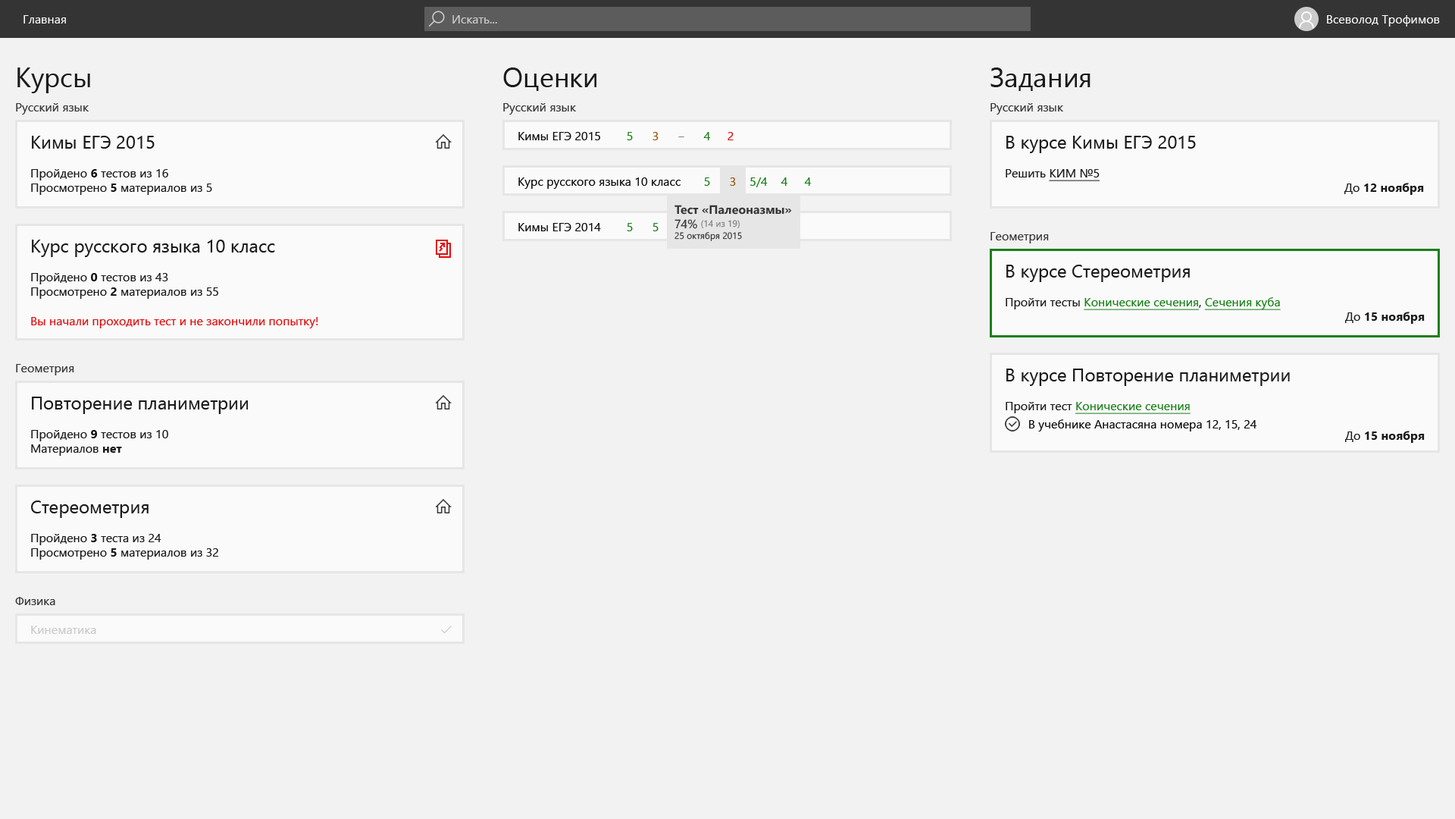
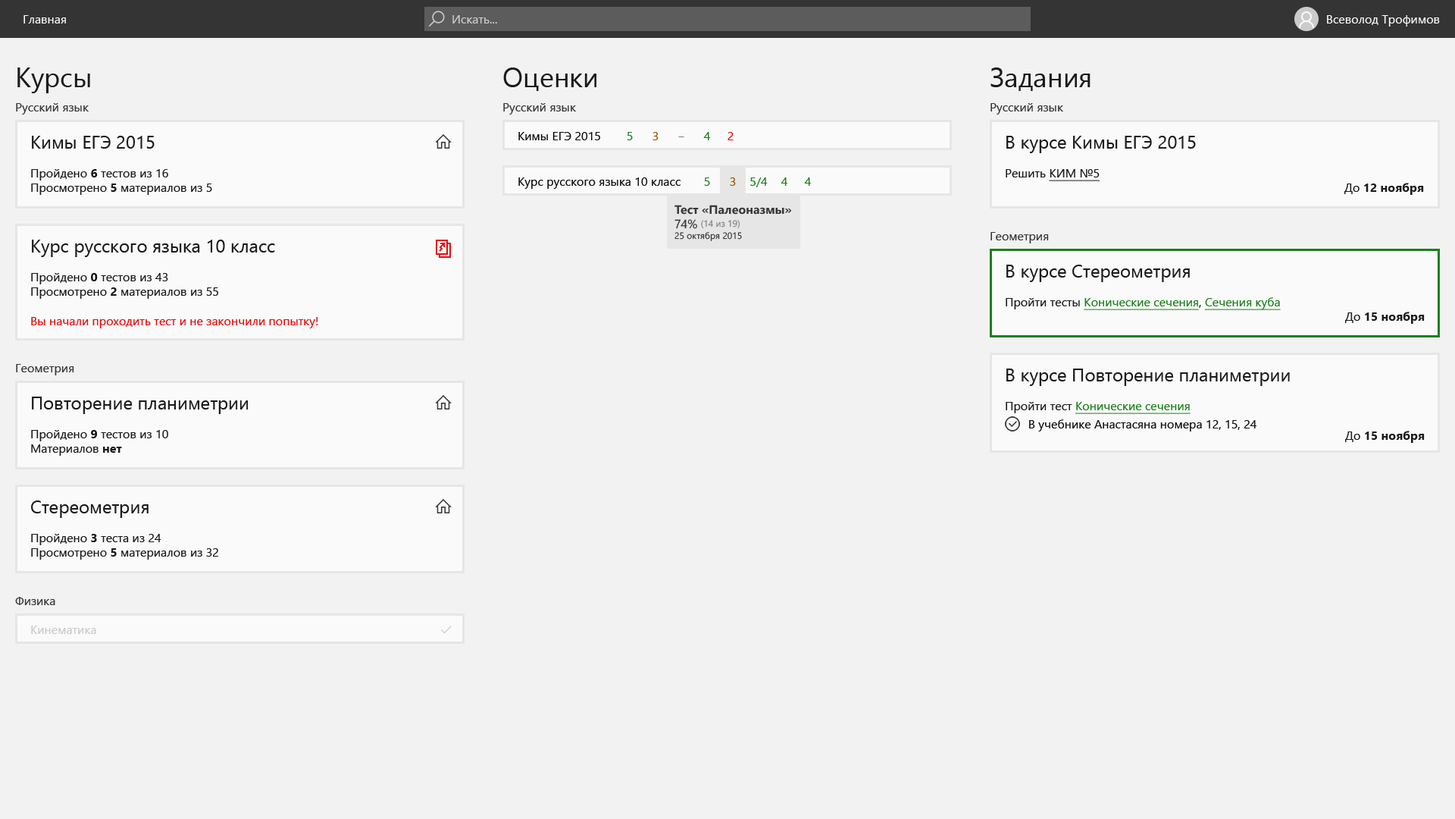
Before/after of a w=1455, h=819 layered artwork. What changed in the layer stack:
removed group "Course 3" (15 layers) from group "Home screen" over (x1=502, y1=210, x2=953, y2=242)
removed layer "Кимы ЕГЭ 2014" from group "Course 3" over (x1=518, y1=222, x2=602, y2=232)
removed group "Mark 1" (3rd of 3, in "Home screen" › "Course 3") (2 layers) from group "Course 3" over (x1=616, y1=212, x2=643, y2=239)
removed layer "5" (3rd of 4, in "Home screen" › "Course 3" › "Mark 1") from group "Mark 1" over (x1=626, y1=222, x2=633, y2=232)
removed layer "BG" (17th of 26, in "Home screen" › "Course 3" › "Mark 1") from group "Mark 1" over (x1=616, y1=212, x2=643, y2=239)
removed group "Mark 2" (3rd of 3, in "Home screen" › "Course 3") (3 layers) from group "Course 3" over (x1=642, y1=212, x2=668, y2=239)
removed layer "5" (4th of 4, in "Home screen" › "Course 3" › "Mark 2") from group "Mark 2" over (x1=652, y1=222, x2=659, y2=232)
removed layer "BG" (18th of 26, in "Home screen" › "Course 3" › "Mark 2") from group "Mark 2" over (x1=642, y1=212, x2=668, y2=239)
removed layer "BG" (21st of 26, in "Home screen" › "Course 3") from group "Course 3" over (x1=502, y1=210, x2=953, y2=242)
